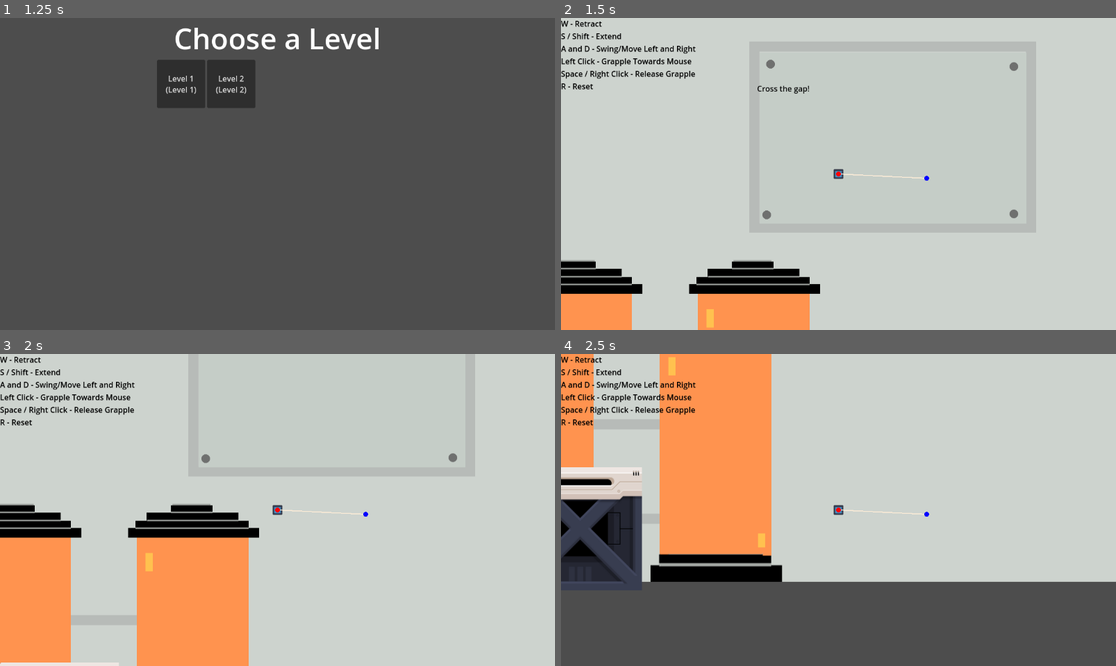
Above: before the commit, frames 1-4 (two rows, left to right).
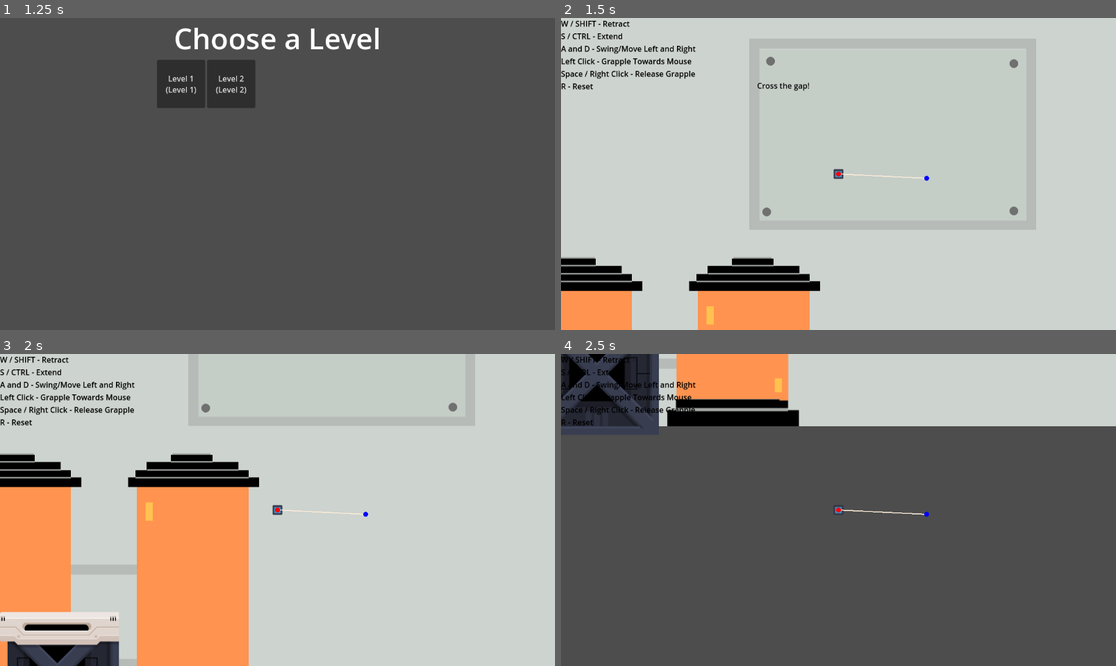
Above: after the commit, the same moments.

Repository: matthewchen146/cmpm-172-grappling-platformer
Game: Godot game, scene res://scenes/main_scenes/title/title.tscn
The game is run twice, just before and just after one commit, with the same random seed, the same clock (stepped at 60 frames per second) and the same inputs. The engine's default icon, where the game draws it, is replaced by a stand-in: a white triangle on a blue panel in a dark square.
Inputs (mouse positions are in pixels of both pictures, inside the frame that each line leads up to):
- Up to frame 1 (1.25 s): click "Play" at 0.5 s
- Up to frame 2 (1.5 s): click "Level 1 (Level 1)" at 1.25 s
- Up to frame 3 (2 s): no input
- Up to frame 4 (2.5 s): move the mouse to (960, 494) at 2.02 s; hold Right (move_right) from 2.03 s (still down); hold W (raise) from 2.03 s (still down); click (960, 494) at 2.17 s; tap Space (jump) at 2.27, 2.3 s

Frame 1 is identical in both runs. In frame 2, 2.5% of the frame differs, in the area x 0-83%, y 0-100%; in frame 3, 12%; in frame 4, 55%, in the area x 0-100%, y 0-74%.

Commit message:
Trying to make more of a normal not rolling movement

Diff:
--- /dev/null
+++ b/Resources/PlayerPhysMaterial.tres
@@ -0,0 +1,5 @@
+[gd_resource type="PhysicsMaterial" format=3 uid="uid://yqj44vfpe3dd"]
+
+[resource]
+friction = 0.4
+rough = true
--- a/project.godot
+++ b/project.godot
@@ -46,16 +46,21 @@
 lower={
 "deadzone": 0.5,
 "events": [Object(InputEventKey,"resource_local_to_scene":false,"resource_name":"","device":-1,"window_id":0,"alt_pressed":false,"shift_pressed":false,"ctrl_pressed":false,"meta_pressed":false,"pressed":false,"keycode":0,"physical_keycode":83,"key_label":0,"unicode":115,"echo":false,"script":null)
-, Object(InputEventKey,"resource_local_to_scene":false,"resource_name":"","device":-1,"window_id":0,"alt_pressed":false,"shift_pressed":false,"ctrl_pressed":false,"meta_pressed":false,"pressed":false,"keycode":0,"physical_keycode":4194325,"key_label":0,"unicode":0,"echo":false,"script":null)
 , Object(InputEventKey,"resource_local_to_scene":false,"resource_name":"","device":-1,"window_id":0,"alt_pressed":false,"shift_pressed":false,"ctrl_pressed":false,"meta_pressed":false,"pressed":false,"keycode":0,"physical_keycode":4194322,"key_label":0,"unicode":0,"echo":false,"script":null)
+, Object(InputEventKey,"resource_local_to_scene":false,"resource_name":"","device":-1,"window_id":0,"alt_pressed":false,"shift_pressed":false,"ctrl_pressed":false,"meta_pressed":false,"pressed":false,"keycode":0,"physical_keycode":4194326,"key_label":0,"unicode":0,"echo":false,"script":null)
 ]
 }
 raise={
 "deadzone": 0.5,
 "events": [Object(InputEventKey,"resource_local_to_scene":false,"resource_name":"","device":-1,"window_id":0,"alt_pressed":false,"shift_pressed":false,"ctrl_pressed":false,"meta_pressed":false,"pressed":false,"keycode":0,"physical_keycode":87,"key_label":0,"unicode":119,"echo":false,"script":null)
 , Object(InputEventKey,"resource_local_to_scene":false,"resource_name":"","device":-1,"window_id":0,"alt_pressed":false,"shift_pressed":false,"ctrl_pressed":false,"meta_pressed":false,"pressed":false,"keycode":0,"physical_keycode":4194320,"key_label":0,"unicode":0,"echo":false,"script":null)
+, Object(InputEventKey,"resource_local_to_scene":false,"resource_name":"","device":-1,"window_id":0,"alt_pressed":false,"shift_pressed":false,"ctrl_pressed":false,"meta_pressed":false,"pressed":false,"keycode":0,"physical_keycode":4194325,"key_label":0,"unicode":0,"echo":false,"script":null)
 ]
 }
+
+[physics]
+
+2d/default_gravity=1470.0
 
 [rendering]
 
--- a/scenes/main_scenes/Levels/Level1.tscn
+++ b/scenes/main_scenes/Levels/Level1.tscn
@@ -1,18 +1,20 @@
-[gd_scene load_steps=21 format=3 uid="uid://dhfwdfdnba244"]
+[gd_scene load_steps=22 format=3 uid="uid://dhfwdfdnba244"]
 
 [ext_resource type="TileSet" uid="uid://h5r1q5j1b8n1" path="res://Assets/Tile-Set.tres" id="1_xpqh8"]
 [ext_resource type="Texture2D" uid="uid://rst0pvcpb65n" path="res://Assets/background2.1.png" id="2_f8jwq"]
 [ext_resource type="Script" path="res://scripts/Player.gd" id="3_h4c20"]
+[ext_resource type="PhysicsMaterial" uid="uid://yqj44vfpe3dd" path="res://Resources/PlayerPhysMaterial.tres" id="3_jxqhb"]
 [ext_resource type="Texture2D" uid="uid://r4pvpqt1jh30" path="res://misc/icon.svg" id="4_6ns0k"]
 [ext_resource type="Script" path="res://scripts/Button.gd" id="5_0jonn"]
 [ext_resource type="Script" path="res://scripts/Door.gd" id="6_wv75m"]
 [ext_resource type="Texture2D" uid="uid://csy1rurpkwyl8" path="res://Assets/DoorOpen.png" id="7_sih3g"]
 
-[sub_resource type="PhysicsMaterial" id="PhysicsMaterial_wkbmd"]
-bounce = 0.5
-absorbent = true
-
-[sub_resource type="RectangleShape2D" id="RectangleShape2D_mbgjy"]
+[sub_resource type="CapsuleShape2D" id="CapsuleShape2D_uv13g"]
+height = 20.0
+
+[sub_resource type="CapsuleShape2D" id="CapsuleShape2D_ffiph"]
+radius = 9.0
+height = 22.0
 
 [sub_resource type="RectangleShape2D" id="RectangleShape2D_3dfyy"]
 size = Vector2(20, 3)
@@ -119,8 +121,10 @@
 
 [node name="Player" type="RigidBody2D" parent="." groups=["Presser"]]
 position = Vector2(-183, -9)
-physics_material_override = SubResource("PhysicsMaterial_wkbmd")
-linear_damp = 0.1
+physics_material_override = ExtResource("3_jxqhb")
+continuous_cd = 1
+lock_rotation = true
+linear_damp = 0.05
 script = ExtResource("3_h4c20")
 grapple_reach = 500.0
 corner_adjustment = 10.0
@@ -130,7 +134,7 @@
 
 [node name="CollisionShape2D" type="CollisionShape2D" parent="Player"]
 visible = false
-shape = SubResource("RectangleShape2D_mbgjy")
+shape = SubResource("CapsuleShape2D_uv13g")
 debug_color = Color(0, 0.627451, 0.0784314, 0.419608)
 
 [node name="Sprite2D" type="Sprite2D" parent="Player"]
@@ -138,14 +142,19 @@
 scale = Vector2(0.15625, 0.15625)
 texture = ExtResource("4_6ns0k")
 
+[node name="Area2D" type="Area2D" parent="Player"]
+
+[node name="CollisionShape2D" type="CollisionShape2D" parent="Player/Area2D"]
+shape = SubResource("CapsuleShape2D_ffiph")
+
 [node name="CanvasLayer" type="CanvasLayer" parent="."]
 
 [node name="Label" type="Label" parent="CanvasLayer"]
 modulate = Color(0, 0, 0, 1)
 offset_right = 40.0
 offset_bottom = 23.0
-text = "W - Retract
-S / Shift - Extend
+text = "W / SHIFT - Retract
+S / CTRL - Extend
 A and D - Swing/Move Left and Right
 Left Click - Grapple Towards Mouse
 Space / Right Click - Release Grapple
--- a/scenes/main_scenes/Levels/Level2.tscn
+++ b/scenes/main_scenes/Levels/Level2.tscn
@@ -1,18 +1,20 @@
-[gd_scene load_steps=21 format=3 uid="uid://c4mqico3vrdj8"]
+[gd_scene load_steps=22 format=3 uid="uid://c4mqico3vrdj8"]
 
 [ext_resource type="TileSet" uid="uid://h5r1q5j1b8n1" path="res://Assets/Tile-Set.tres" id="1_p65wp"]
 [ext_resource type="Texture2D" uid="uid://rst0pvcpb65n" path="res://Assets/background2.1.png" id="2_ptuqo"]
+[ext_resource type="PhysicsMaterial" uid="uid://yqj44vfpe3dd" path="res://Resources/PlayerPhysMaterial.tres" id="3_4mjye"]
 [ext_resource type="Script" path="res://scripts/Player.gd" id="3_4qf4m"]
 [ext_resource type="Texture2D" uid="uid://r4pvpqt1jh30" path="res://misc/icon.svg" id="4_r6yws"]
 [ext_resource type="Script" path="res://scripts/Button.gd" id="5_gicgk"]
 [ext_resource type="Script" path="res://scripts/Door.gd" id="6_j2pwe"]
 [ext_resource type="Texture2D" uid="uid://csy1rurpkwyl8" path="res://Assets/DoorOpen.png" id="7_hhj13"]
 
-[sub_resource type="PhysicsMaterial" id="PhysicsMaterial_wkbmd"]
-bounce = 0.5
-absorbent = true
-
-[sub_resource type="RectangleShape2D" id="RectangleShape2D_mbgjy"]
+[sub_resource type="CapsuleShape2D" id="CapsuleShape2D_e0xi0"]
+height = 20.0
+
+[sub_resource type="CapsuleShape2D" id="CapsuleShape2D_pjpxw"]
+radius = 9.0
+height = 22.0
 
 [sub_resource type="RectangleShape2D" id="RectangleShape2D_3dfyy"]
 size = Vector2(20, 3)
@@ -99,7 +101,7 @@
 offset_top = -159.0
 offset_right = -80.0
 offset_bottom = -67.0
-text = "Use SHIFT to retract the Grappling Hook!"
+text = "Use W / SHIFT to retract the Grappling Hook!"
 
 [node name="TileMap" type="TileMap" parent="."]
 scale = Vector2(0.125, 0.125)
@@ -117,10 +119,25 @@
 [node name="Sprite2D" type="Sprite2D" parent="ParallaxBackground/ParallaxLayer"]
 texture = ExtResource("2_ptuqo")
 
+[node name="CanvasLayer" type="CanvasLayer" parent="."]
+
+[node name="Label" type="Label" parent="CanvasLayer"]
+modulate = Color(0, 0, 0, 1)
+offset_right = 40.0
+offset_bottom = 23.0
+text = "W / SHIFT - Retract
+S / CTRL - Extend
+A and D - Swing/Move Left and Right
+Left Click - Grapple Towards Mouse
+Space / Right Click - Release Grapple
+R - Reset"
+
 [node name="Player" type="RigidBody2D" parent="." groups=["Presser"]]
 position = Vector2(-183, -9)
-physics_material_override = SubResource("PhysicsMaterial_wkbmd")
-linear_damp = 0.1
+physics_material_override = ExtResource("3_4mjye")
+continuous_cd = 2
+lock_rotation = true
+linear_damp = 0.05
 script = ExtResource("3_4qf4m")
 grapple_reach = 500.0
 corner_adjustment = 10.0
@@ -129,7 +146,8 @@
 [node name="Camera2D" type="Camera2D" parent="Player"]
 
 [node name="CollisionShape2D" type="CollisionShape2D" parent="Player"]
-shape = SubResource("RectangleShape2D_mbgjy")
+visible = false
+shape = SubResource("CapsuleShape2D_e0xi0")
 debug_color = Color(0, 0.627451, 0.0784314, 0.419608)
 
 [node name="Sprite2D" type="Sprite2D" parent="Player"]
@@ -137,18 +155,10 @@
 scale = Vector2(0.15625, 0.15625)
 texture = ExtResource("4_r6yws")
 
-[node name="CanvasLayer" type="CanvasLayer" parent="."]
-
-[node name="Label" type="Label" parent="CanvasLayer"]
-modulate = Color(0, 0, 0, 1)
-offset_right = 40.0
-offset_bottom = 23.0
-text = "W - Retract
-S / Shift - Extend
-A and D - Swing/Move Left and Right
-Left Click - Grapple Towards Mouse
-Space / Right Click - Release Grapple
-R - Reset"
+[node name="Area2D" type="Area2D" parent="Player"]
+
+[node name="CollisionShape2D" type="CollisionShape2D" parent="Player/Area2D"]
+shape = SubResource("CapsuleShape2D_pjpxw")
 
 [node name="Node2D" type="Node2D" parent="."]
 
--- a/scenes/main_scenes/Levels/Level3.tscn
+++ b/scenes/main_scenes/Levels/Level3.tscn
@@ -1,18 +1,20 @@
-[gd_scene load_steps=21 format=3 uid="uid://ruqoiu7rtjqc"]
+[gd_scene load_steps=22 format=3 uid="uid://ruqoiu7rtjqc"]
 
 [ext_resource type="TileSet" uid="uid://h5r1q5j1b8n1" path="res://Assets/Tile-Set.tres" id="1_v8fs7"]
 [ext_resource type="Texture2D" uid="uid://rst0pvcpb65n" path="res://Assets/background2.1.png" id="2_3x5wk"]
+[ext_resource type="PhysicsMaterial" uid="uid://yqj44vfpe3dd" path="res://Resources/PlayerPhysMaterial.tres" id="3_uciso"]
 [ext_resource type="Script" path="res://scripts/Player.gd" id="3_whv3n"]
 [ext_resource type="Texture2D" uid="uid://r4pvpqt1jh30" path="res://misc/icon.svg" id="4_ldhoi"]
 [ext_resource type="Script" path="res://scripts/Button.gd" id="5_6yi48"]
 [ext_resource type="Script" path="res://scripts/Door.gd" id="6_fytqi"]
 [ext_resource type="Texture2D" uid="uid://csy1rurpkwyl8" path="res://Assets/DoorOpen.png" id="7_xhjqy"]
 
-[sub_resource type="PhysicsMaterial" id="PhysicsMaterial_wkbmd"]
-bounce = 0.5
-absorbent = true
-
-[sub_resource type="RectangleShape2D" id="RectangleShape2D_mbgjy"]
+[sub_resource type="CapsuleShape2D" id="CapsuleShape2D_gq05c"]
+height = 20.0
+
+[sub_resource type="CapsuleShape2D" id="CapsuleShape2D_7jxo3"]
+radius = 9.0
+height = 22.0
 
 [sub_resource type="RectangleShape2D" id="RectangleShape2D_3dfyy"]
 size = Vector2(20, 3)
@@ -99,7 +101,7 @@
 offset_top = 135.0
 offset_right = 421.0
 offset_bottom = 227.0
-text = "Extend with CTRL and swing!"
+text = "Extend with S / CTRL and swing!"
 
 [node name="TileMap" type="TileMap" parent="."]
 scale = Vector2(0.125, 0.125)
@@ -119,8 +121,10 @@
 
 [node name="Player" type="RigidBody2D" parent="." groups=["Presser"]]
 position = Vector2(-183, -9)
-physics_material_override = SubResource("PhysicsMaterial_wkbmd")
-linear_damp = 0.1
+physics_material_override = ExtResource("3_uciso")
+continuous_cd = 2
+lock_rotation = true
+linear_damp = 0.05
 script = ExtResource("3_whv3n")
 grapple_reach = 500.0
 corner_adjustment = 10.0
@@ -129,7 +133,8 @@
 [node name="Camera2D" type="Camera2D" parent="Player"]
 
 [node name="CollisionShape2D" type="CollisionShape2D" parent="Player"]
-shape = SubResource("RectangleShape2D_mbgjy")
+visible = false
+shape = SubResource("CapsuleShape2D_gq05c")
 debug_color = Color(0, 0.627451, 0.0784314, 0.419608)
 
 [node name="Sprite2D" type="Sprite2D" parent="Player"]
@@ -137,14 +142,19 @@
 scale = Vector2(0.15625, 0.15625)
 texture = ExtResource("4_ldhoi")
 
+[node name="Area2D" type="Area2D" parent="Player"]
+
+[node name="CollisionShape2D" type="CollisionShape2D" parent="Player/Area2D"]
+shape = SubResource("CapsuleShape2D_7jxo3")
+
 [node name="CanvasLayer" type="CanvasLayer" parent="."]
 
 [node name="Label" type="Label" parent="CanvasLayer"]
 modulate = Color(0, 0, 0, 1)
 offset_right = 40.0
 offset_bottom = 23.0
-text = "W - Retract
-S / Shift - Extend
+text = "W / SHIFT - Retract
+S / CTRL - Extend
 A and D - Swing/Move Left and Right
 Left Click - Grapple Towards Mouse
 Space / Right Click - Release Grapple
--- a/scripts/Player.gd
+++ b/scripts/Player.gd
@@ -2,7 +2,9 @@
 
 @export var max_length : float = 200
 @export var grapple_reach: float = 200
-var move_speed: float = 900
+var move_speed: float = 500
+var swing_speed: float = 50
+var jump_strength:float = 300
 @export var min_corner_distance: float = 10
 
 @export var corner_adjustment : float = 0.5
@@ -57,7 +59,7 @@
 #		_debug_control.draw_line(hanger_position, hanger_position + _debug_tangent, Color.MAGENTA, 2)
 #		_debug_control.draw_line(hanger_position, hanger_position + gravity, Color.GREEN, 2)
 		_debug_control.draw_line(hanger_local_position, hanger_local_position + _debug_tension, Color.ORANGE if slacking else Color.RED, 2)
-		_debug_control.draw_line(hanger_local_position, hanger_local_position + _debug_net, Color.MAGENTA, 2)
+		#_debug_control.draw_line(hanger_local_position, hanger_local_position + _debug_net, Color.MAGENTA, 2)
 	)
 
 	var gravity_vector : Vector2 = ProjectSettings.get_setting("physics/2d/default_gravity_vector")
@@ -69,9 +71,16 @@
 #var first_supposed_length = 0
 var grappling = false
 var pressed_mouse = false
-
+var auto_retracting = false
+var auto_retract_length : float = 50
 func _physics_process(delta):
-
+	#start with checking if player is on the ground
+	var onGround = false
+	var bodies = $Area2D.get_overlapping_bodies()
+	for body in bodies:
+		if body.name != "Player":
+			onGround = true
+			break
 	#Peyton's Edits:
 
 	var space_state = get_world_2d().direct_space_state
@@ -92,6 +101,10 @@
 				max_length = (anchorobject.position - position).length()
 				corners.clear()
 				corners.append(Corner.new(anchorNode.position, max_length))
+				if onGround:
+					auto_retracting = true
+					auto_retract_length = 70
+
 	else:
 		pressed_mouse = false
 	if Input.is_mouse_button_pressed(MOUSE_BUTTON_RIGHT) or Input.is_action_pressed("jump"):
@@ -227,8 +240,11 @@
 		move_and_collide(-diff.normalized() * (length - current_max_length))
 		apply_impulse(-diff.normalized() * (length - current_max_length) * 100)
 
-	if Input.is_action_pressed("raise"):
+	if Input.is_action_pressed("raise") or auto_retracting:
 		current_corner.length -= 200 * delta
+		auto_retract_length -= 200 * delta
+		if auto_retract_length <= 0:
+			auto_retracting = false
 		if current_corner.length < 30 and (corners.size() - 1) == 0: # make it so you can't go below 30 on anchor
 			current_corner.length = 30
 	if Input.is_action_pressed("lower"):
@@ -249,9 +265,30 @@
 	_debug_control.queue_redraw()
 
 func _process(delta):
+	var speed_limit = 300
 	var movement:= Vector2()
-	movement.x = int(Input.is_action_pressed("move_right")) - int(Input.is_action_pressed("move_left"))
-	apply_force(movement * move_speed)
+	if linear_velocity.x < speed_limit or grappling:
+		movement.x += int(Input.is_action_pressed("move_right"))
+	if linear_velocity.x > -speed_limit or grappling:
+		movement.x -= int(Input.is_action_pressed("move_left"))
+	if grappling:
+		apply_force(movement * swing_speed)
+	else:
+		apply_force(movement * move_speed)
+
 
 	if Input.is_key_pressed(KEY_R):
 		get_tree().reload_current_scene()
+
+	#check if we are on the ground
+	var onGround = false
+	var bodies = $Area2D.get_overlapping_bodies()
+	for body in bodies:
+		if body.name != "Player":
+			onGround = true
+			break
+
+
+	#jump if we are on the ground and jump is pressed
+	if (onGround or grappling) and Input.is_action_just_pressed("jump"):
+		apply_impulse(jump_strength * Vector2(0,-1))
